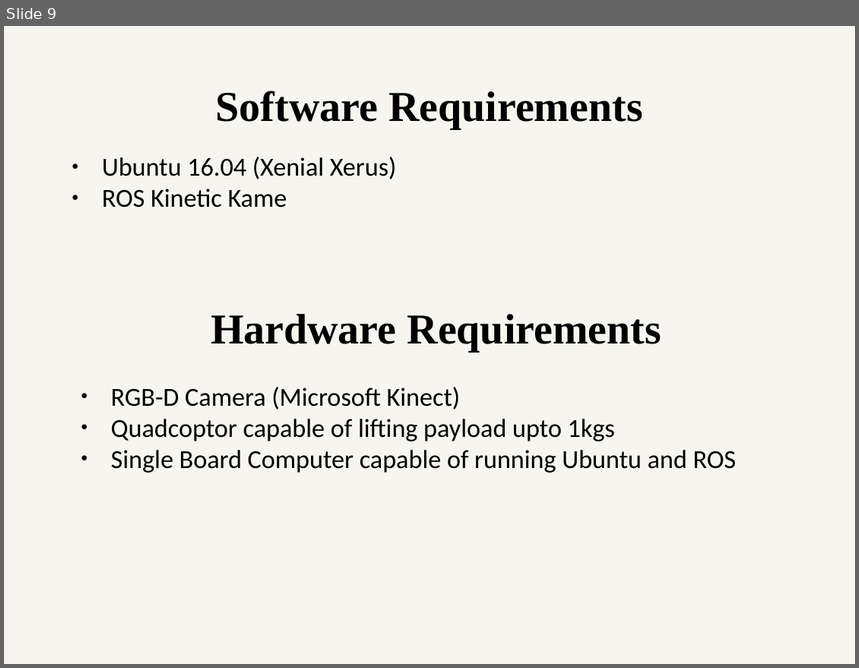
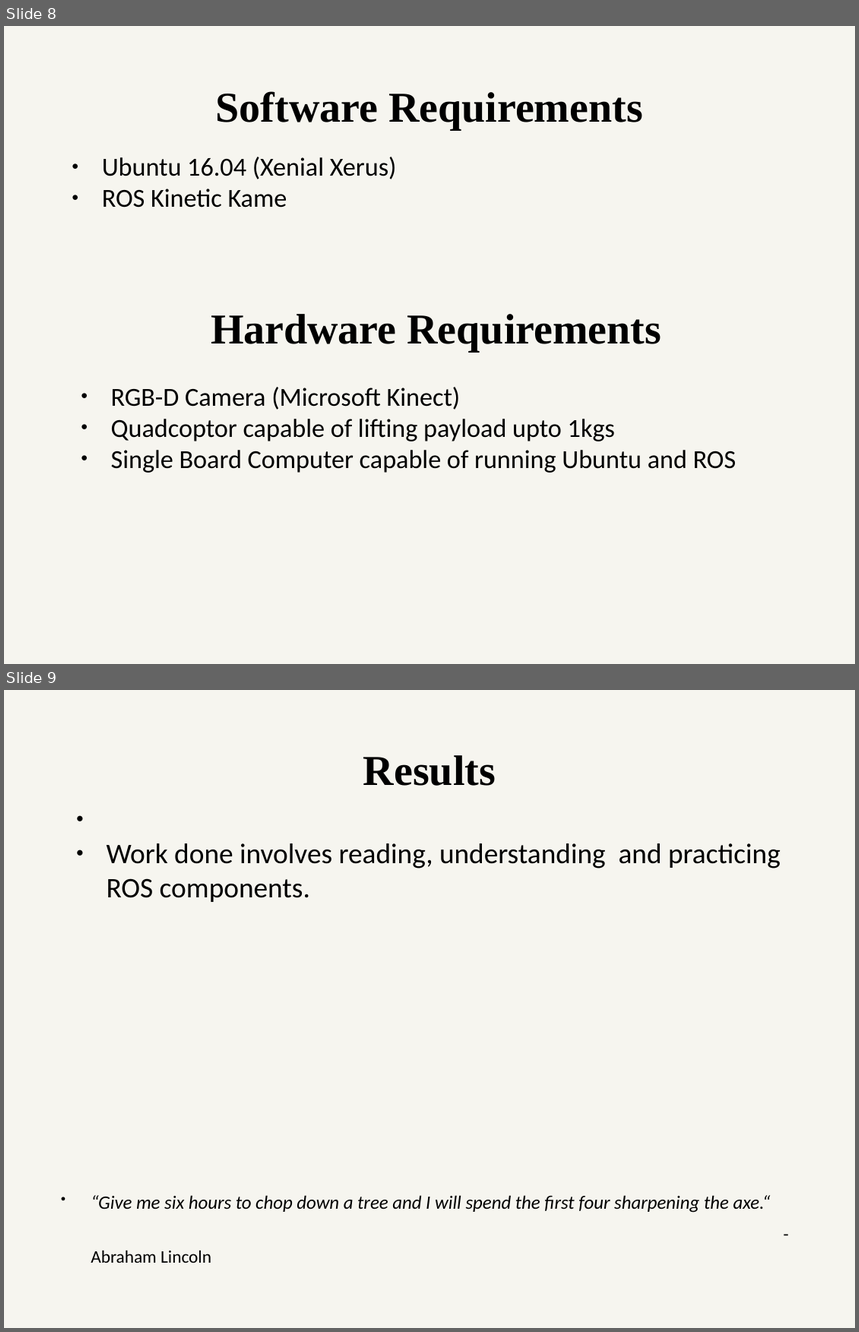
Before and after one commit to ETRX-Batch-2019/Robot-Development-using-ROS, a slide deck: Presentation/4-Aug/Robot-dev-using-ROS.pptx. Shown one above the other, each under a label of ours: slide 9 before the commit, slides 8 and 9 after it. The pictures are 859x668 and 859x1332 pixels, drawn with LibreOffice and Linux fonts; fonts in the diff are those of the drawing. Boxes give left, top, right and bottom in pixels: in the first picture for what was removed or moved away, otherwise in the second. Text is boxed around its words. In the diff, an @@ line names an element or a change of style, - is before the commit and + after.

```diff
--- a/Presentation/4-Aug/Robot-dev-using-ROS.pptx
+++ b/Presentation/4-Aug/Robot-dev-using-ROS.pptx
@@ slide 9 added at [4,690,855,1328], background #EEECE1 at 51% opacity @@
@@ text added at [363,755,496,786], 36 pt, text #000000, bold @@
+Results
@@ text added at [107,844,781,902], 24 pt, text #000000 @@
+● Work done involves reading, understanding and practicing ROS components.
@@ text added at [91,1195,771,1263], 16 pt, text #000000, italic @@
+● “Give me six hours to chop down a tree and I will spend the first four sharpening the axe.“ - Abraham Lincoln
@@ what was slide 9 is now slide 8 @@
```
Also in this commit, not shown: 10 other slides changed, 2 slides removed.
